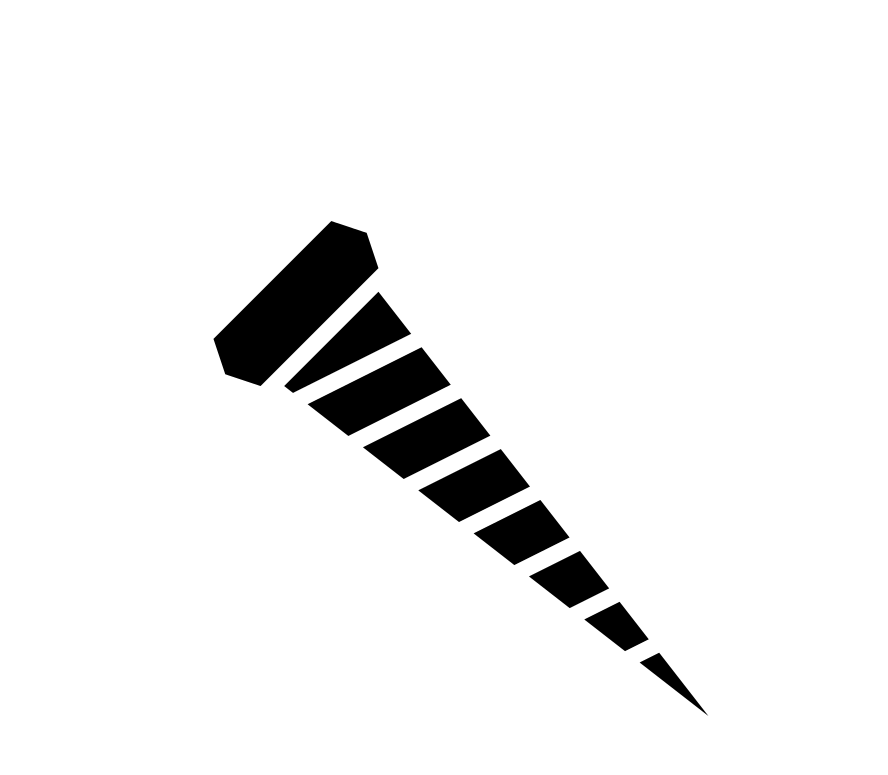
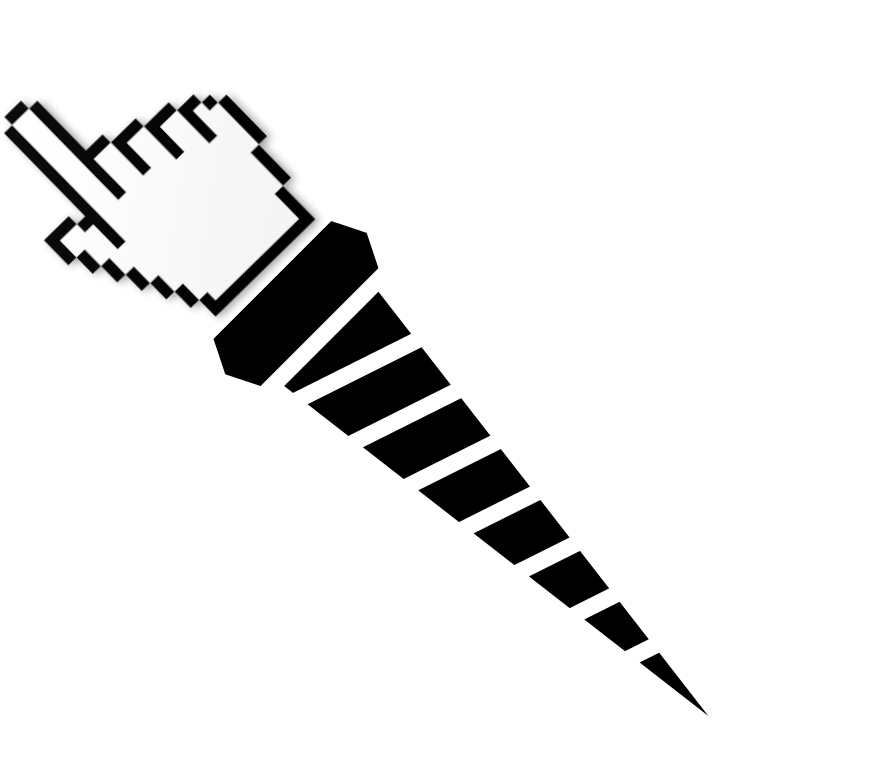
Layer changes from the first 888×775 image to the second:
added layer "hover" above "?_extinguished" over [2, 89, 326, 324]
